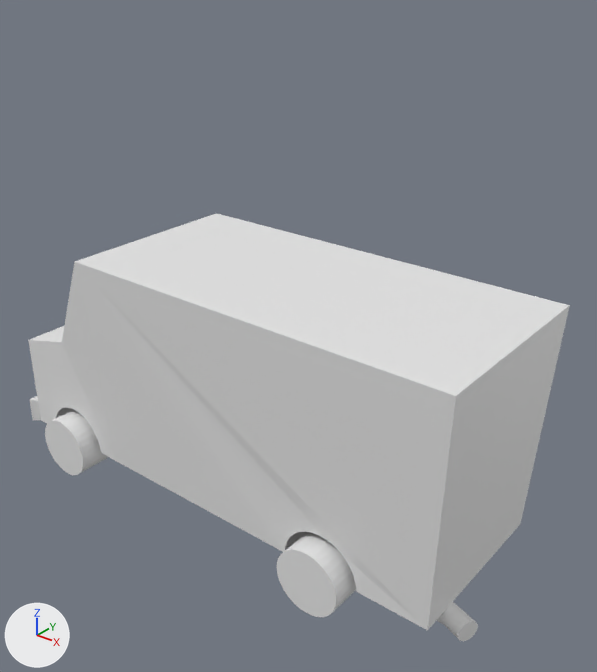
Two versions of the Blender file assets/Truck.blend, one commit apart.
Camera for both pictures: a camera (50 mm lens) standing at (5.68, -6.3, 6.25) and looking at (0.57, 0.1, 2.28). Arrows for +X, +Y and +Z are at lower left; the lights stay in place.

In view in the first picture: 'TruckBody', 'Wheels'.
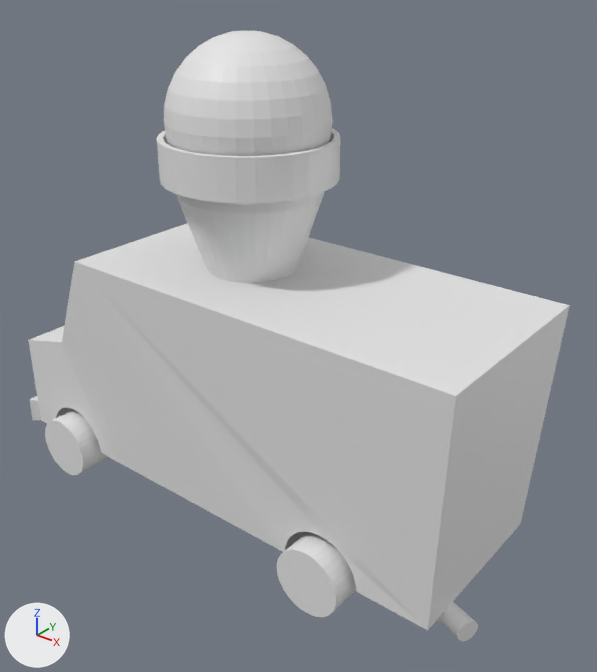
Where the change shows, as pixel boxes (x1, y1, x2, y2) in the pictures (597 x 672 px):
'TruckBody', reshaped (42% taller): before (28, 213, 570, 641); after (28, 31, 570, 641)
part 1 of me_body, added: after (164, 31, 332, 156)
part 2 of me_body, added: after (157, 129, 340, 283)

The change, as a diff of the scene's bpy script:
```diff
--- a/assets/Truck.blend.py
+++ b/assets/Truck.blend.py
@@ me_body @@
 # used by ob_truckbody; parent = ob_icecreamtruck; location = (0.0, 0.0, 0.0)
-me_body.from_pydata(...)  # 260 vertices, 149 faces; spans x -3.1..3.28, y -1.13..1.13, z 0.07..3.0
+me_body.from_pydata(...)  # 966 vertices, 855 faces; spans x -3.1..3.28, y -1.13..1.13, z 0.07..5.42
+# me_body part 1: a new loose piece, a UV sphere (32 segments, 16 rings, poles along z) spanning x -0.85..0.85, y -0.85..0.85, z 3.73..5.42, in mat_material (white #e7e7e7)
+# me_body part 2: a new loose piece of 224 vertices spanning x -0.93..0.93, y -0.93..0.93, z 2.99..4.41, in mat_material (white #e7e7e7)
 me_body.materials.append(mat_material)
```
